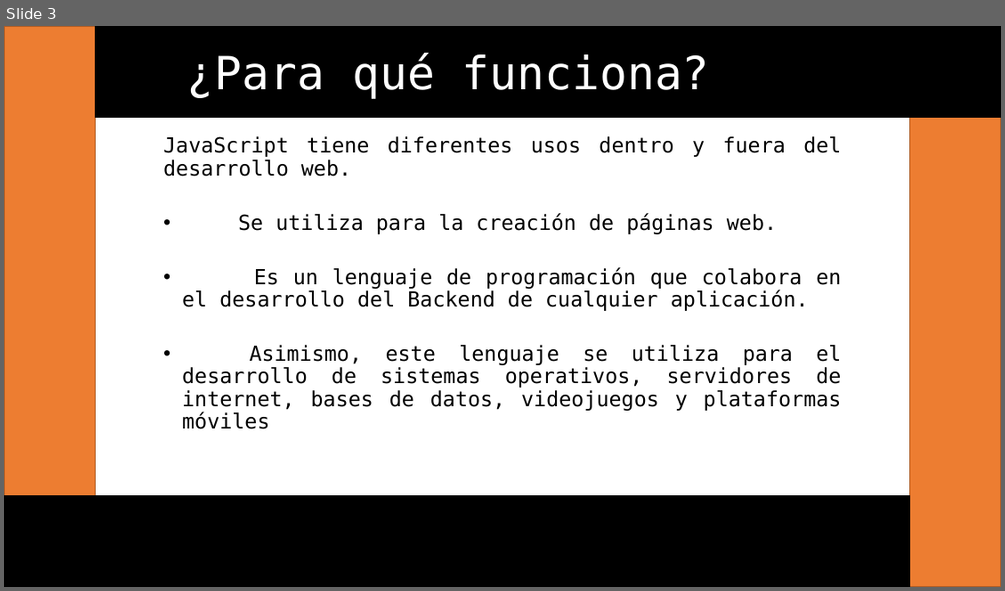
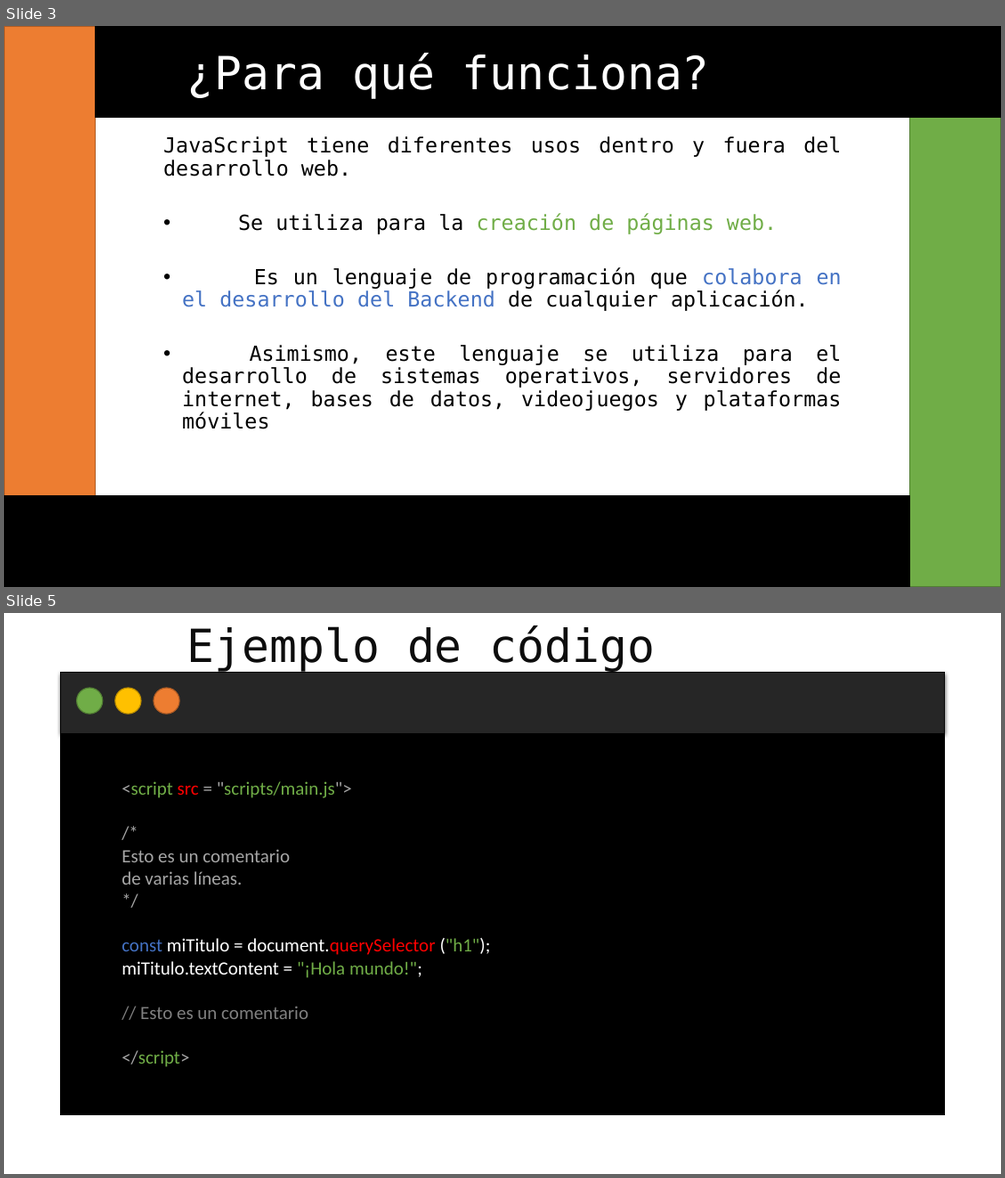
Before and after one commit to rSunset/Project-187949, a slide deck: Otros/JavaScript.pptx. Shown one above the other, each under a label of ours: slide 3 before the commit, slides 3 and 5 after it; the slides between them are not shown. The pictures are 1005x591 and 1005x1178 pixels, drawn with LibreOffice and Linux fonts; fonts in the diff are those of the drawing. Boxes give left, top, right and bottom in pixels: in the first picture for what was removed or moved away, otherwise in the second. Text is boxed around its words. In the diff, an @@ line names an element or a change of style, - is before the commit and + after.

```diff
--- a/Otros/JavaScript.pptx
+++ b/Otros/JavaScript.pptx
@@ slide 5 added at (x1=4, y1=613, x2=1001, y2=1174), background #FFFFFF @@
@@ text added at (x1=187, y1=625, x2=655, y2=672), 44 pt, text #0D0D0D @@
+Ejemplo de código
@@ rectangle added at (x1=61, y1=673, x2=944, y2=1115), fill #000000, outline #000000 1 pt @@
@@ rectangle added at (x1=61, y1=673, x2=944, y2=733), fill #262626 @@
@@ ellipse added at (x1=77, y1=688, x2=103, y2=714), fill #70AD47, outline #538035 1 pt @@
@@ ellipse added at (x1=115, y1=688, x2=142, y2=714), fill #FFC000, outline #BD8E00 1 pt @@
@@ ellipse added at (x1=154, y1=688, x2=179, y2=714), fill #ED7D31, outline #AF5C24 1 pt @@
@@ text added at (x1=121, y1=781, x2=491, y2=1067), 18 pt, text #A6A6A6 @@
+<script src = "scripts/main.js">
+/*
+Esto es un comentario
+de varias líneas.
+*/
+const miTitulo = document.querySelector ("h1");
+miTitulo.textContent = "¡Hola mundo!";
+// Esto es un comentario
+</script>
@@ slide 3 changed as well @@
@@ rectangle at (x1=909, y1=118, x2=1001, y2=587): fill #ED7D31 to #70AD47; outline #AF5C24 1 pt to #538035 1 pt @@
@@ text at (x1=182, y1=213, x2=841, y2=311): text colour #000000 to #70AD47 in "creación de páginas web."; text colour #000000 to #4472C4 in "colabora en el desarrollo del Backend" @@
```
Also in this commit, not shown: 2 other slides changed, 1 other slide added, 1 slide removed.
